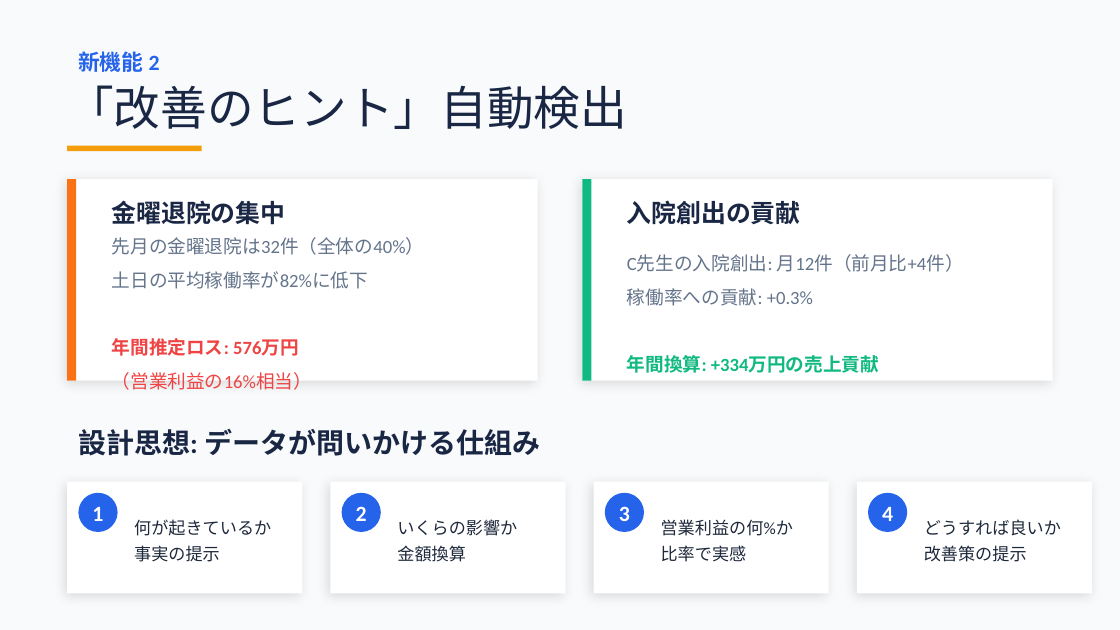
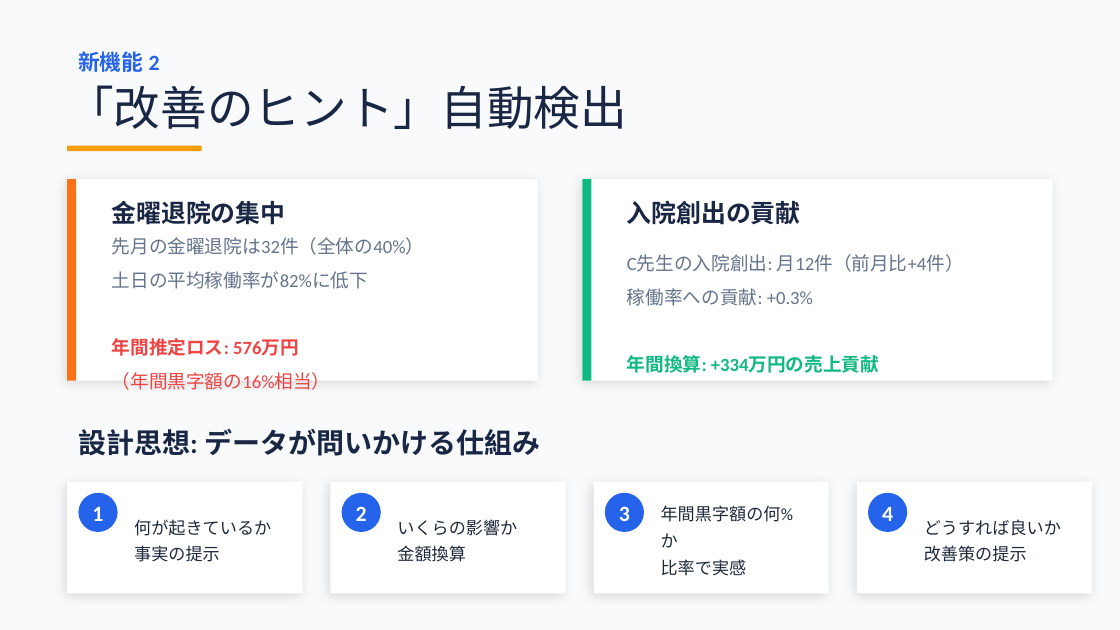
Before and after one commit to torukubota2023/bed-control-simulator, a slide deck: slide 6 of docs/admin/bed_control_evolution_presentation.pptx. Drawn at 1120x630 pixels with LibreOffice and Linux fonts; fonts in the diff are those of the drawing. Boxes give left, top, right and bottom in pixels: in the first picture for what was removed or moved away, otherwise in the second. Text is boxed around its words. In the diff, an @@ line names an element or a change of style, - is before the commit and + after.

```diff
--- a/docs/admin/bed_control_evolution_presentation.pptx
+++ b/docs/admin/bed_control_evolution_presentation.pptx
@@ text at <box>112,372,331,390</box>: text changed @@
-（営業利益の16%相当）
+（年間黒字額の16%相当）
@@ text at <box>661,505,793,548</box>: text changed @@
-営業利益の何%か
+年間黒字額の何%か
```
Also in this commit, not shown: 5 other slides changed, 8 other files.
